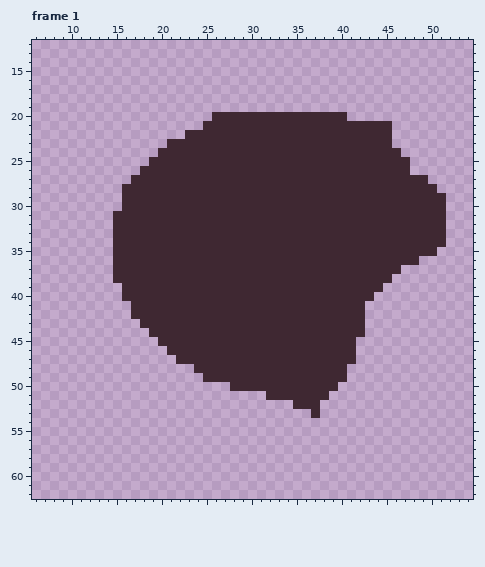
Pixel-art file -- art-source/asteroid.ase. The first picture shows the starting point.
64x64 pixels, 4 frames. Shown: frame 1: x 6..54, y 12..62. The commit also changed other frames, which this record leaves out.
After the commit:
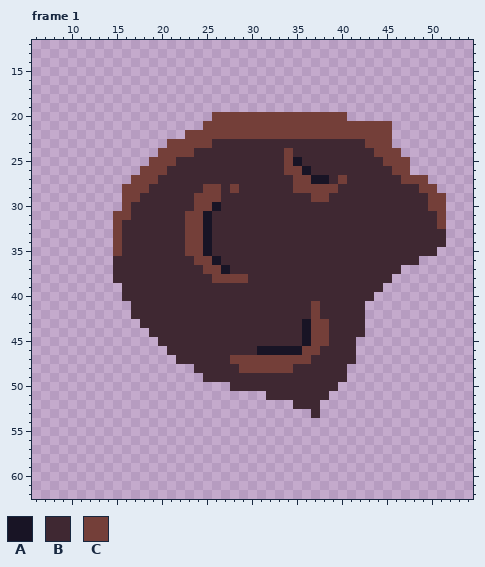
Palette (. is transparent): A #181425  B #3f2832  C #743f39
Message: add score message, painted asteroids
Change:
--- frame 1
@@ x 6..54 @@
 19 .................................................
-20 ....................BBBBBBBBBBBBBBB..............
-21 ...................BBBBBBBBBBBBBBBBBBBBB.........
-22 .................BBBBBBBBBBBBBBBBBBBBBBB.........
-23 ...............BBBBBBBBBBBBBBBBBBBBBBBBB.........
-24 ..............BBBBBBBBBBBBBBBBBBBBBBBBBBB........
-25 .............BBBBBBBBBBBBBBBBBBBBBBBBBBBBB.......
-26 ............BBBBBBBBBBBBBBBBBBBBBBBBBBBBBB.......
-27 ...........BBBBBBBBBBBBBBBBBBBBBBBBBBBBBBBBB.....
-28 ..........BBBBBBBBBBBBBBBBBBBBBBBBBBBBBBBBBBB....
-29 ..........BBBBBBBBBBBBBBBBBBBBBBBBBBBBBBBBBBBB...
-30 ..........BBBBBBBBBBBBBBBBBBBBBBBBBBBBBBBBBBBB...
-31 .........BBBBBBBBBBBBBBBBBBBBBBBBBBBBBBBBBBBBB...
-32 .........BBBBBBBBBBBBBBBBBBBBBBBBBBBBBBBBBBBBB...
-33 .........BBBBBBBBBBBBBBBBBBBBBBBBBBBBBBBBBBBBB...
-34 .........BBBBBBBBBBBBBBBBBBBBBBBBBBBBBBBBBBBBB...
-35 .........BBBBBBBBBBBBBBBBBBBBBBBBBBBBBBBBBBBB....
-36 .........BBBBBBBBBBBBBBBBBBBBBBBBBBBBBBBBBB......
-37 .........BBBBBBBBBBBBBBBBBBBBBBBBBBBBBBBB........
-38 .........BBBBBBBBBBBBBBBBBBBBBBBBBBBBBBB.........
+20 ....................CCCCCCCCCCCCCCC..............
+21 ...................CCCCCCCCCCCCCCCCCCCCC.........
+22 .................CCCCCCCCCCCCCCCCCCCCCCC.........
+23 ...............CCCCCBBBBBBBBBBBBBBBBBCCC.........
+24 ..............CCCCBBBBBBBBBBCBBBBBBBBBCCC........
+25 .............CCCBBBBBBBBBBBBCABBBBBBBBBCCC.......
+26 ............CCCBBBBBBBBBBBBBCCABBBBBBBBBCC.......
+27 ...........CCCBBBBBBBBBBBBBBBCCAABCBBBBBBCCC.....
+28 ..........CCCBBBBBBCCBCBBBBBBCCCCCBBBBBBBBBCC....
+29 ..........CCBBBBBBCCCBBBBBBBBBBCCBBBBBBBBBBBCC...
+30 ..........CBBBBBBBCCABBBBBBBBBBBBBBBBBBBBBBBCC...
+31 .........CCBBBBBBCCABBBBBBBBBBBBBBBBBBBBBBBBBC...
+32 .........CBBBBBBBCCABBBBBBBBBBBBBBBBBBBBBBBBBC...
+33 .........CBBBBBBBCCABBBBBBBBBBBBBBBBBBBBBBBBBB...
+34 .........CBBBBBBBCCABBBBBBBBBBBBBBBBBBBBBBBBBB...
+35 .........CBBBBBBBCCABBBBBBBBBBBBBBBBBBBBBBBBB....
+36 .........BBBBBBBBBCCABBBBBBBBBBBBBBBBBBBBBB......
+37 .........BBBBBBBBBBCCABBBBBBBBBBBBBBBBBBB........
+38 .........BBBBBBBBBBBCCCCBBBBBBBBBBBBBBBB.........
 39 ..........BBBBBBBBBBBBBBBBBBBBBBBBBBBBB..........
 40 ..........BBBBBBBBBBBBBBBBBBBBBBBBBBBB...........
-41 ...........BBBBBBBBBBBBBBBBBBBBBBBBBB............
-42 ...........BBBBBBBBBBBBBBBBBBBBBBBBBB............
-43 ............BBBBBBBBBBBBBBBBBBBBBBBBB............
-44 .............BBBBBBBBBBBBBBBBBBBBBBBB............
-45 ..............BBBBBBBBBBBBBBBBBBBBBB.............
-46 ...............BBBBBBBBBBBBBBBBBBBBB.............
-47 ................BBBBBBBBBBBBBBBBBBBB.............
-48 ..................BBBBBBBBBBBBBBBBB..............
+41 ...........BBBBBBBBBBBBBBBBBBBBCBBBBB............
+42 ...........BBBBBBBBBBBBBBBBBBBBCBBBBB............
+43 ............BBBBBBBBBBBBBBBBBBACCBBBB............
+44 .............BBBBBBBBBBBBBBBBBACCBBBB............
+45 ..............BBBBBBBBBBBBBBBBACCBBB.............
+46 ...............BBBBBBBBBBAAAAACCBBBB.............
+47 ................BBBBBBCCCCCCCCCBBBBB.............
+48 ..................BBBBBCCCCCCBBBBBB..............
 49 ...................BBBBBBBBBBBBBBBB..............
Boxes around the changes in both pictures, in picture pixels (x1, y1, x2, y2):
changed: (113, 112, 446, 283)
changed: (230, 301, 329, 373)
